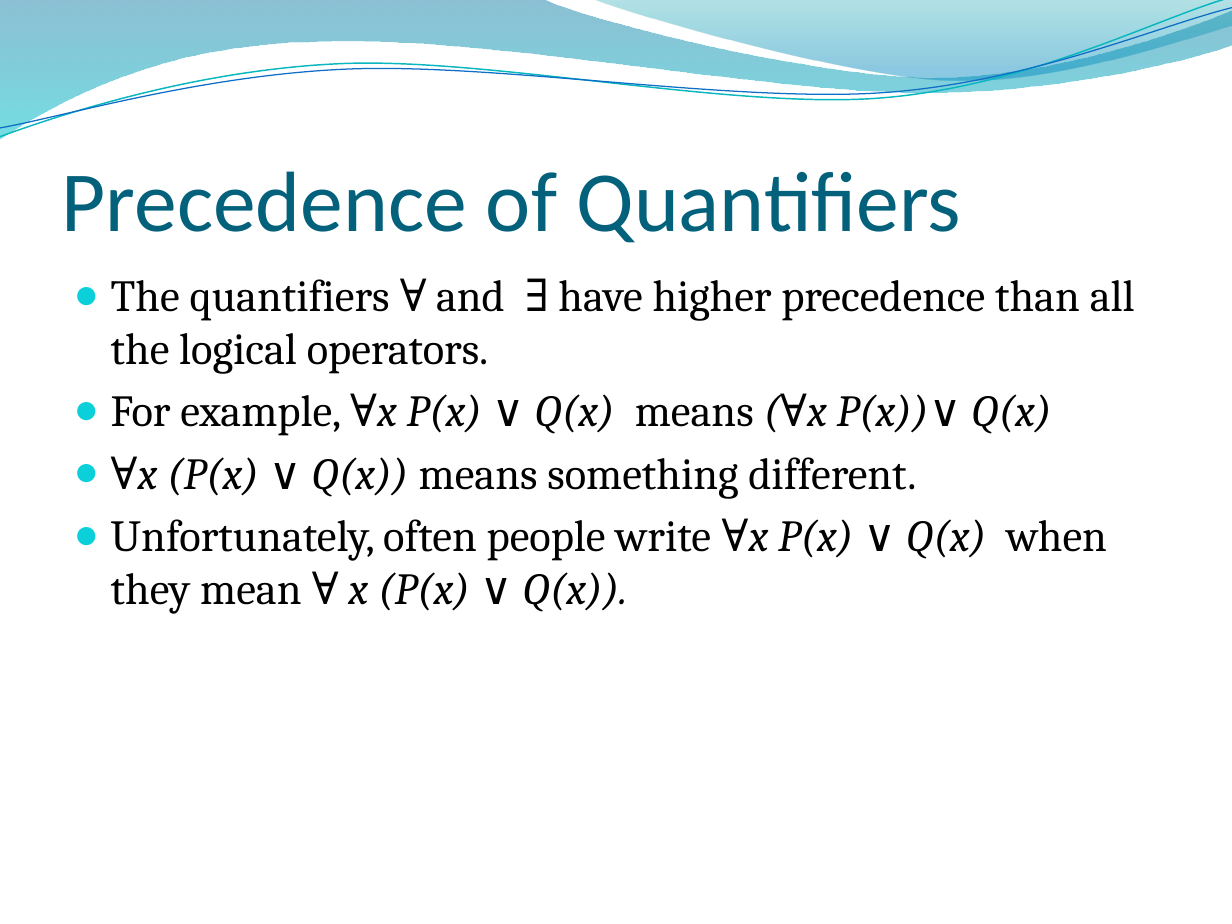
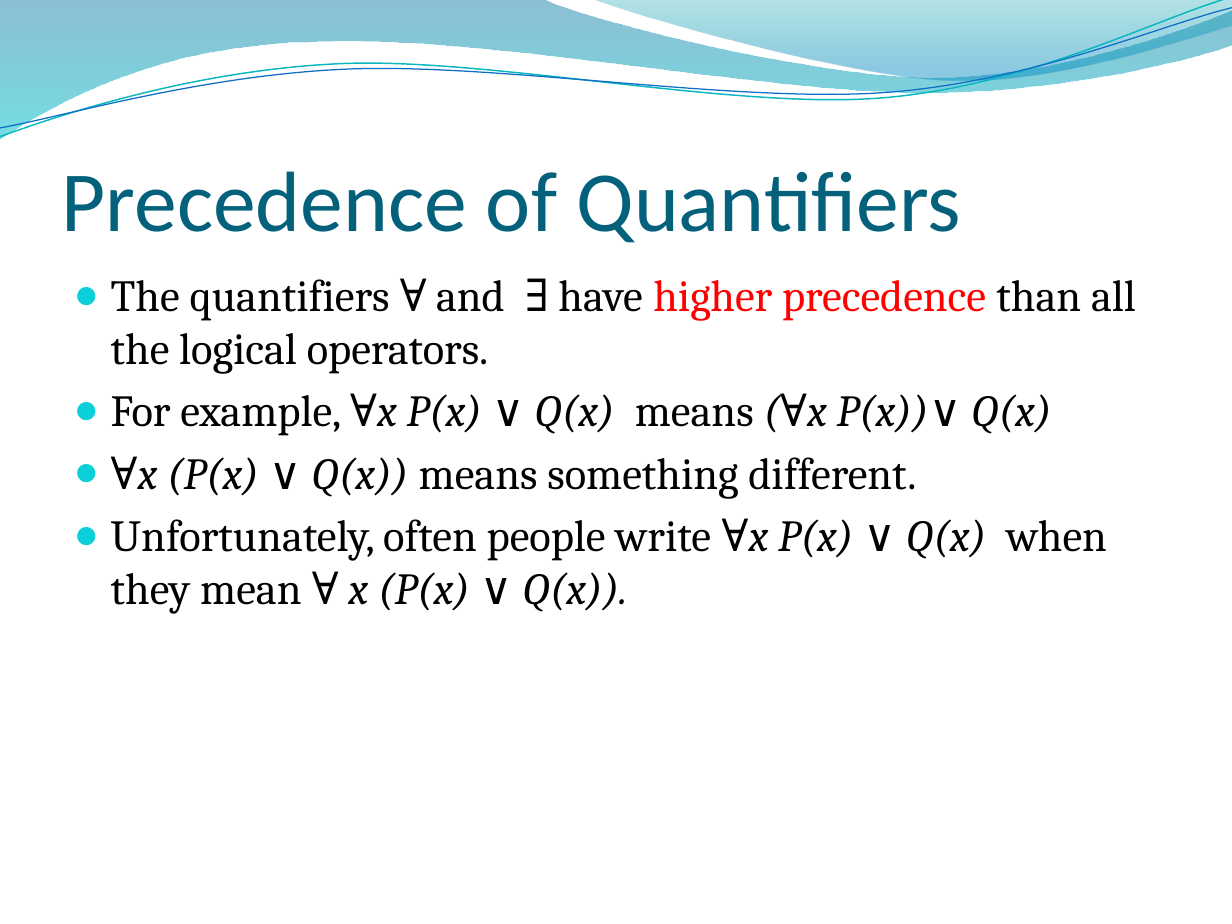
Before and after one commit to lin-chen-GA/lin-chen-GA.github.io, a slide deck: slide 80 of cs2620/slides/cs2620_notes1.pptx (slide 70 before the commit). Drawn at 1232x924 pixels with LibreOffice and Linux fonts; fonts in the diff are those of the drawing; background and template pictures are left out. Boxes give left, top, right and bottom in pixels: in the first picture for what was removed or moved away, otherwise in the second. Text is boxed around its words. In the diff, an @@ line names an element or a change of style, - is before the commit and + after.

```diff
--- a/cs2620/slides/cs2620_notes1.pptx
+++ b/cs2620/slides/cs2620_notes1.pptx
@@ text at [111, 279, 1136, 374]: text colour #000000 to #FF0000 in "higher precedence" @@
```
Also in this commit, not shown: 6 other slides changed, 10 slides added, 2 other files.
